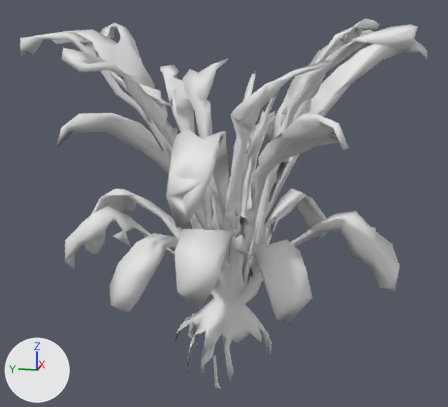
Two versions of the FBX model Assets/Resources/Decor/Crypt.fbx, one commit apart.
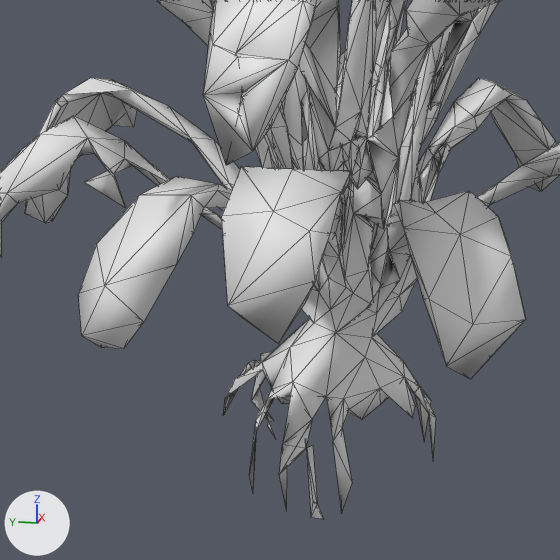
Each version is shown whole from a 50 mm camera at (-0.374, -0.08, 0.219) aimed at (0.015, -0.002, 0.122), then close up on the part from 17% to 73% of the width and 38% to 100% of the height. Every picture has the same lights, and +X, +Y and +Z are marked at lower left. The first two pictures are the older version. The close-ups show mesh edges as thin lines. Objects named as collision shapes, trigger or cutter boxes, shadow casters or lower levels of detail are left out. Where no turn or scale is listed for an object, it has been applied to the vertices. Vertices at exactly the same position are counted once.

The first close-up shows 'Crypt'.
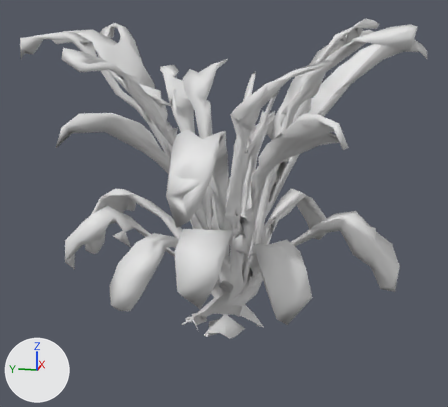
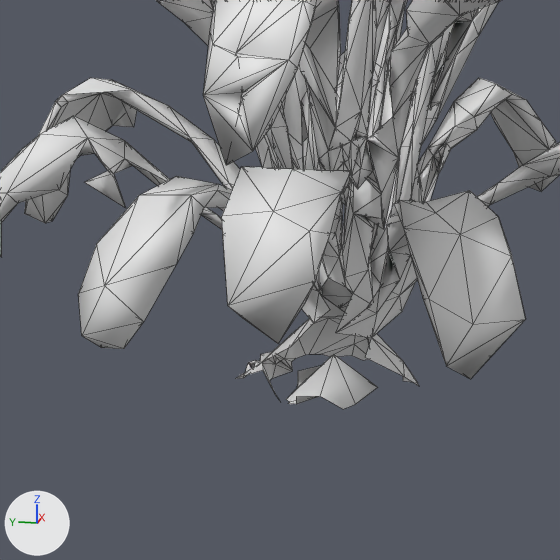
The newer file is also turned or shifted as a whole; pictures and numbers use the older file's frame.

What changed in the scene script:
```text
Change me_crypt:
    used by ob_crypt; location = (0.0, 0.0, 0.0)
    remove me_crypt.from_pydata(...)  # 1590 vertices, 3197 faces; spans x -0.11..0.14, y -0.126..0.119, z 0.001..0.239
    add me_crypt.from_pydata(...)  # 1485 vertices, 3058 faces; spans x -0.11..0.14, y -0.126..0.119, z 0.033..0.239
    me_crypt part 1: the loose piece of 8 vertices spanning x -0.02..-0.01, y -0.006..-0.002, z 0.001..0.03 is deleted
    me_crypt part 2
    117 vertices are removed from x -0.088..0.079, y -0.09..0.075, z 0.007..0.23
    191 faces are deleted
    3 vertices move within x 0.037..0.074, y 0.015..0.047, z 0.133..0.2
    34 vertices are added at x 0.001..0.04, y -0.017..0.024, z 0.033
    67 new faces join them
    other edits to the shape of me_crypt do not show in these pictures
```

Where the change shows, as pixel boxes (x1, y1, x2, y2) in the close-ups (560 x 560 px):
'Crypt', reshaped
    before: (0, 0, 560, 519)
    after: (0, 0, 560, 409)
part 1 of me_crypt, deleted
    before: (307, 445, 324, 519)
part 2 of me_crypt, cut back
    before: (223, 11, 436, 514)
    after: (263, 11, 429, 409)
